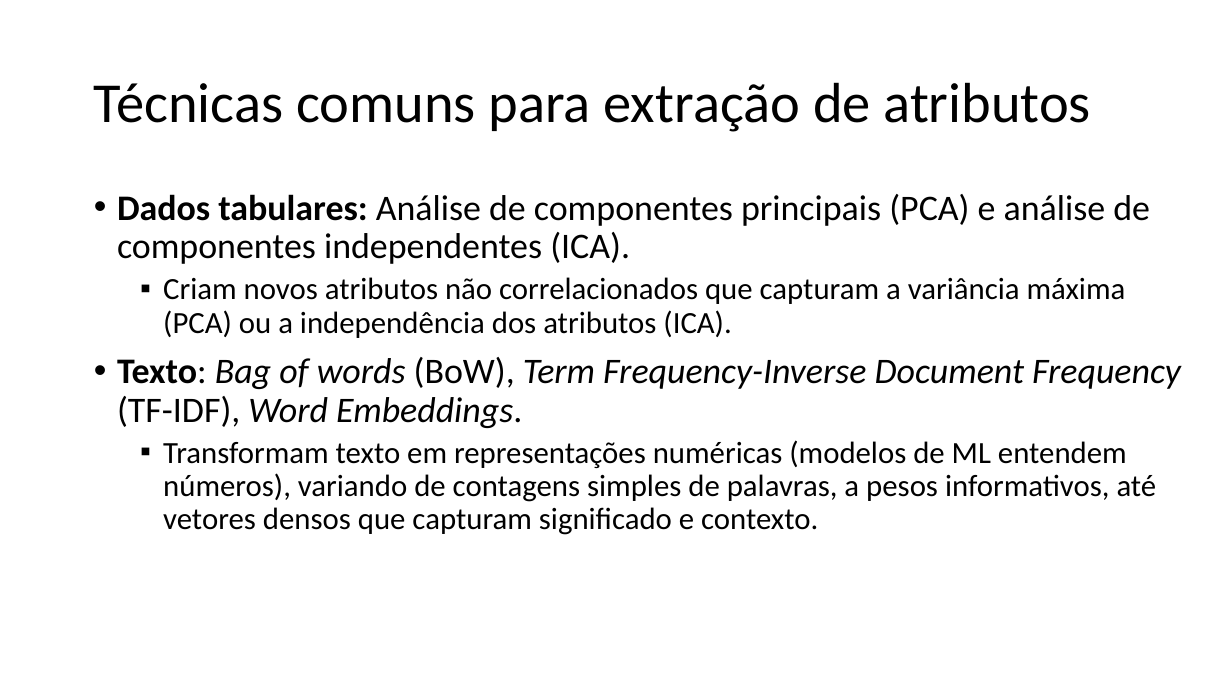
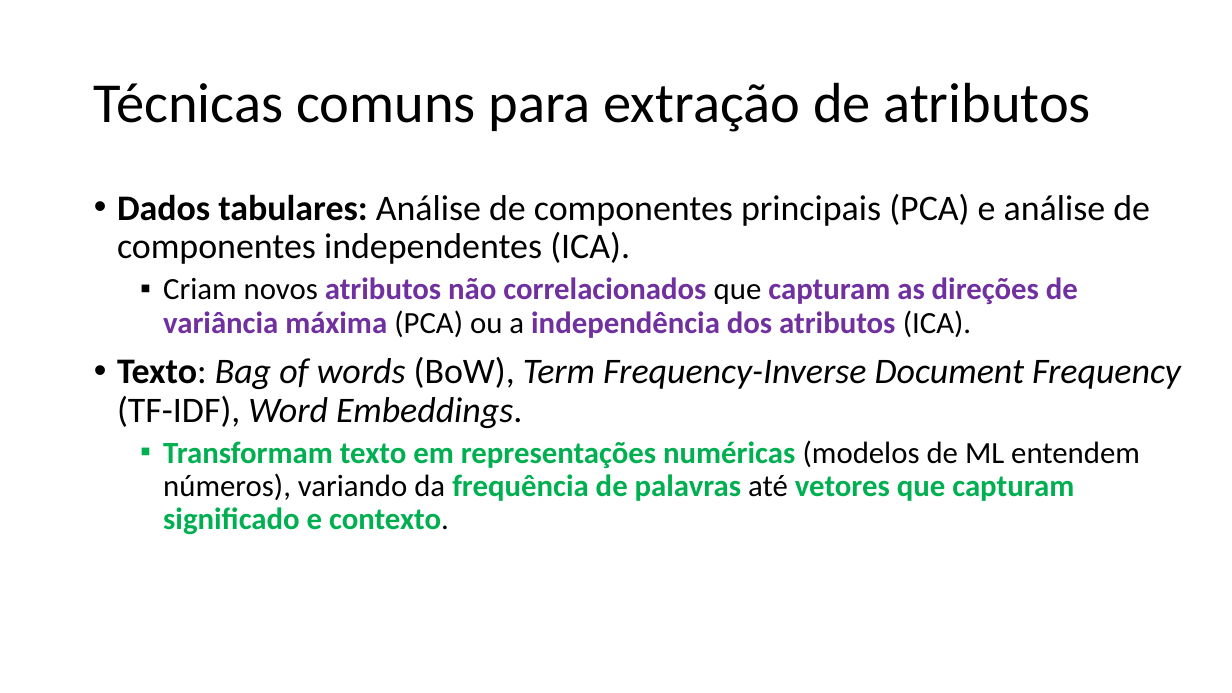
Before and after one commit to zz4fap/c24_inteligencia_artificial, a slide deck: slide 35 of slides/C24_Transformações.pptx (slide 32 before the commit). Drawn at 1232x693 pixels with LibreOffice and Linux fonts; fonts in the diff are those of the drawing. Boxes give left, top, right and bottom in pixels: in the first picture for what was removed or moved away, otherwise in the second. Text is boxed around its words. In the diff, an @@ line names an element or a change of style, - is before the commit and + after.

```diff
--- a/slides/C24_Transformações.pptx
+++ b/slides/C24_Transformações.pptx
@@ text at [163,277,1078,338]: text changed; text colour #000000 to #7030A0; bold on @@
-  ▪ Criam novos atributos não correlacionados que capturam a variância máxima (PCA) ou a independência dos atributos (ICA).
+  ▪ Criam novos atributos não correlacionados que capturam as direções de variância máxima (PCA) ou a independência dos atributos (ICA).
@@ text at [163,440,1140,535]: text changed; text colour #000000 to #00B050; bold on @@
-  ▪ Transformam texto em representações numéricas (modelos de ML entendem números), variando de contagens simples de palavras, a pesos informativos, até vetores densos que capturam significado e contexto.
+  ▪ Transformam texto em representações numéricas (modelos de ML entendem números), variando da frequência de palavras até vetores que capturam significado e contexto.
```
Also in this commit, not shown: 35 other slides changed, 5 slides added, 2 slides removed, 5 other files.
